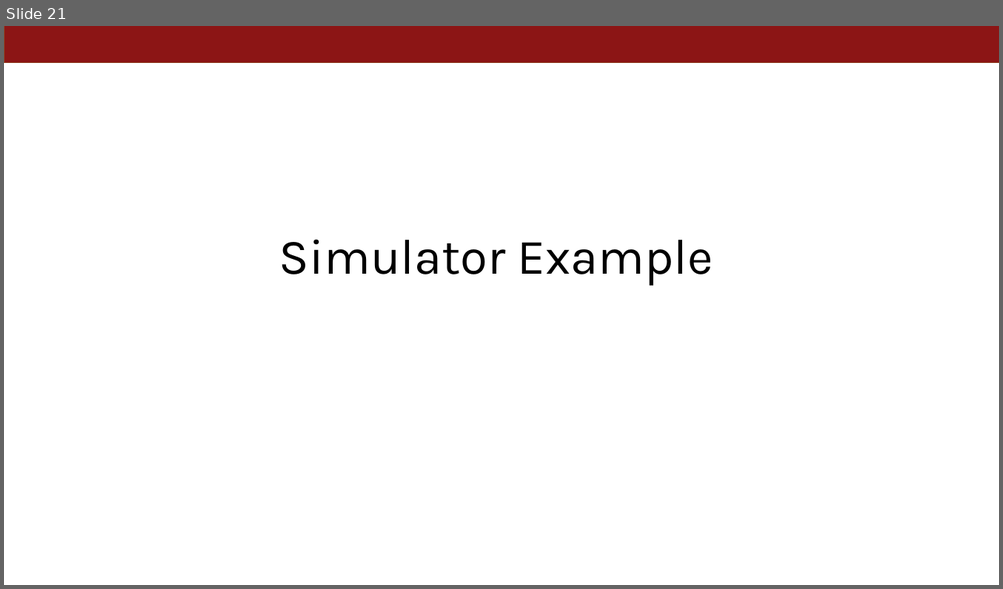
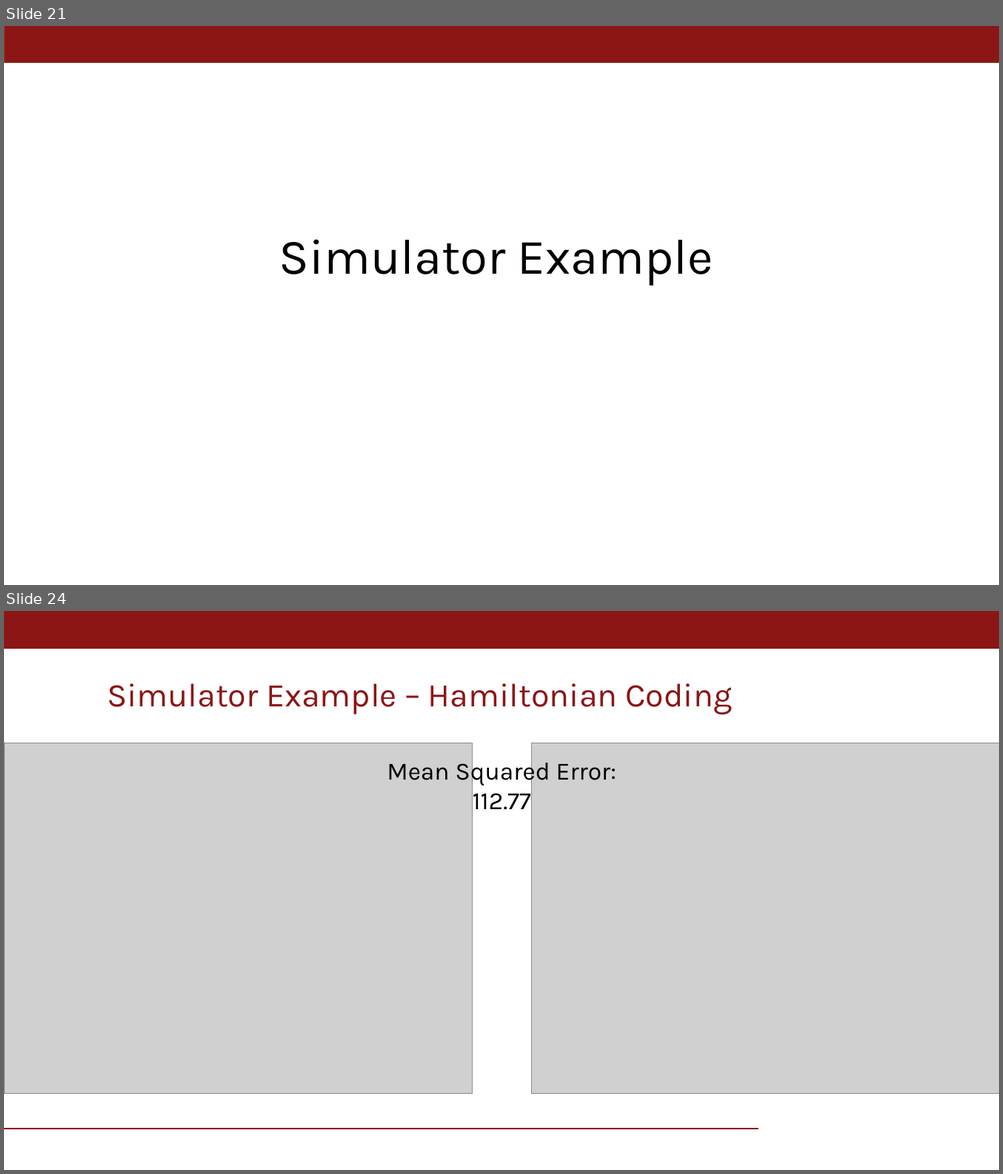
Before and after one commit to nsgaudio/ToF-Coding-Function-Optimization, a slide deck: CS231N_project_v2.pptx. Shown one above the other, each under a label of ours: slide 21 before the commit, slides 21 and 24 after it; the slides between them are not shown. The pictures are 1003x589 and 1003x1174 pixels, drawn with LibreOffice and Linux fonts; fonts in the diff are those of the drawing; grey boxes stand for pictures; background and template pictures are left out. Boxes give left, top, right and bottom in pixels: in the first picture for what was removed or moved away, otherwise in the second. Text is boxed around its words. In the diff, an @@ line names an element or a change of style, - is before the commit and + after.

```diff
--- a/CS231N_project_v2.pptx
+++ b/CS231N_project_v2.pptx
@@ slide 24 added at [4, 611, 999, 1170], background #FFFFFF @@
@@ rectangle added at [4, 611, 999, 649], fill #8C1515, outline #8C1515 0.75 pt @@
@@ title added at [107, 684, 731, 715], 24 pt, text #8C1515 @@
+Simulator Example – Hamiltonian Coding
@@ picture added at [4, 743, 472, 1094] @@
@@ picture added at [531, 743, 999, 1094] @@
@@ text added at [387, 758, 616, 810], 18 pt, text #000000 @@
+Mean Squared Error: 112.77
@@ line added from (4, 1129) to (758, 1129), #8C1515 1.1 pt @@
```
Also in this commit, not shown: 2 slides changed, 1 other slide added, 1 slide removed, 4 other files.
